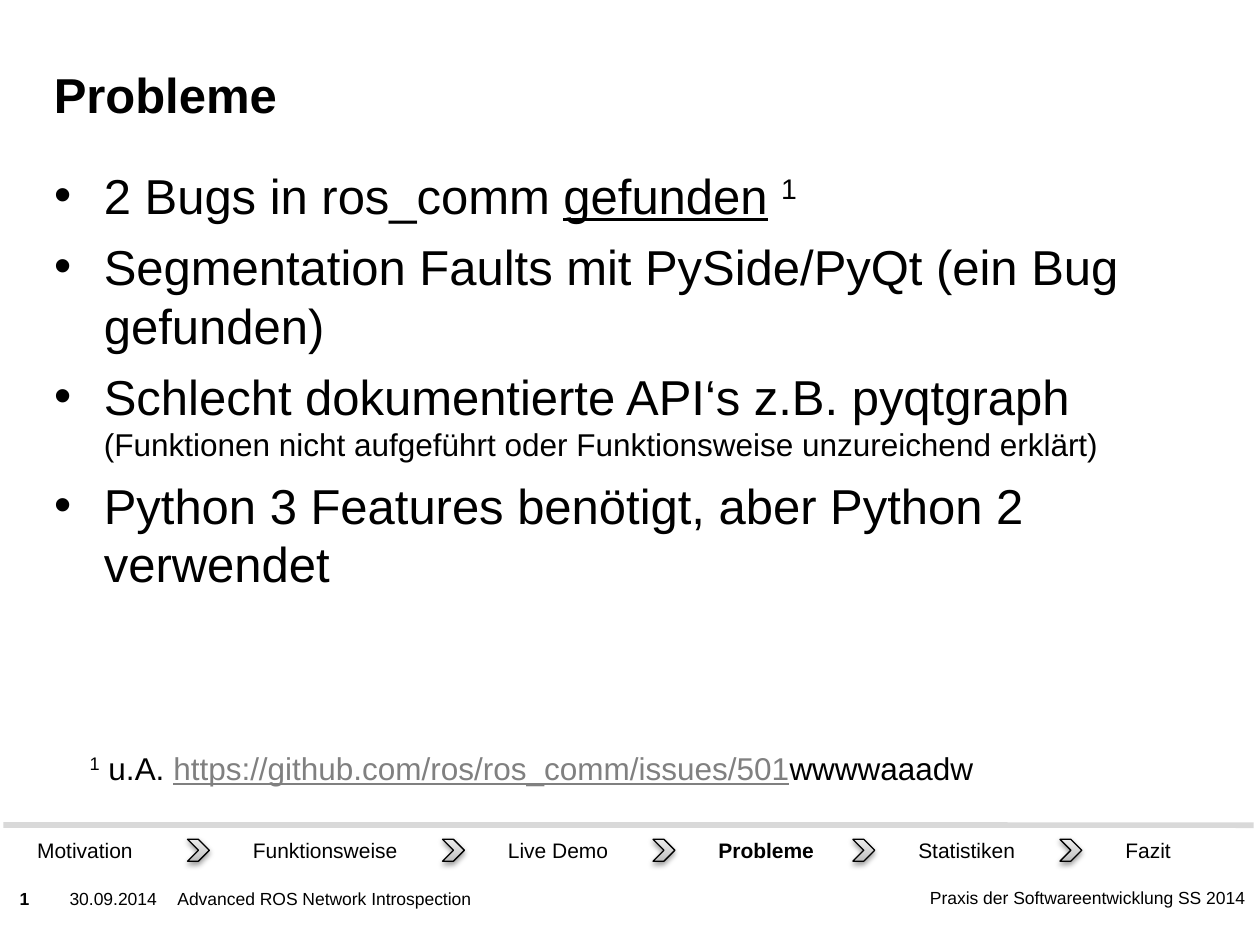
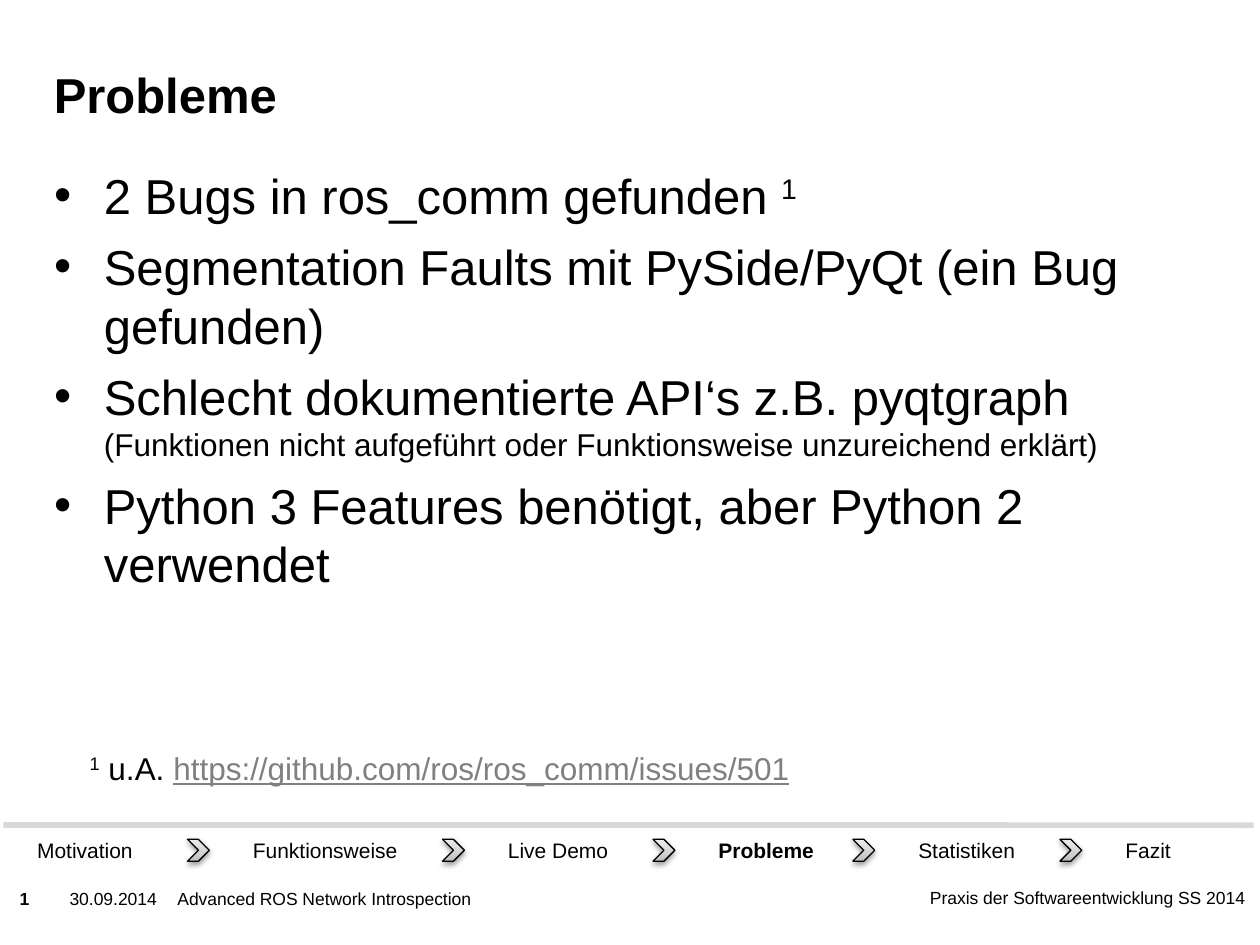
Before and after one commit to ROS-PSE/Documents, a slide deck: slide 1 of Präsentation/Abschluss.pptx. Drawn at 1260x945 pixels with LibreOffice and Linux fonts; fonts in the diff are those of the drawing; background and template pictures are left out. Boxes give left, top, right and bottom in pixels: in the first picture for what was removed or moved away, otherwise in the second. Text is boxed around its words. In the diff, an @@ line names an element or a change of style, - is before the commit and + after.

```diff
--- a/Präsentation/Abschluss.pptx
+++ b/Präsentation/Abschluss.pptx
@@ text at (x1=104, y1=178, x2=797, y2=224): underline off in "gefunden" @@
@@ text at (x1=90, y1=757, x2=789, y2=786): text changed @@
-1 u.A. https://github.com/ros/ros_comm/issues/501wwwwaaadw
+1 u.A. https://github.com/ros/ros_comm/issues/501
```
Also in this commit, not shown: 3 other slides changed.
